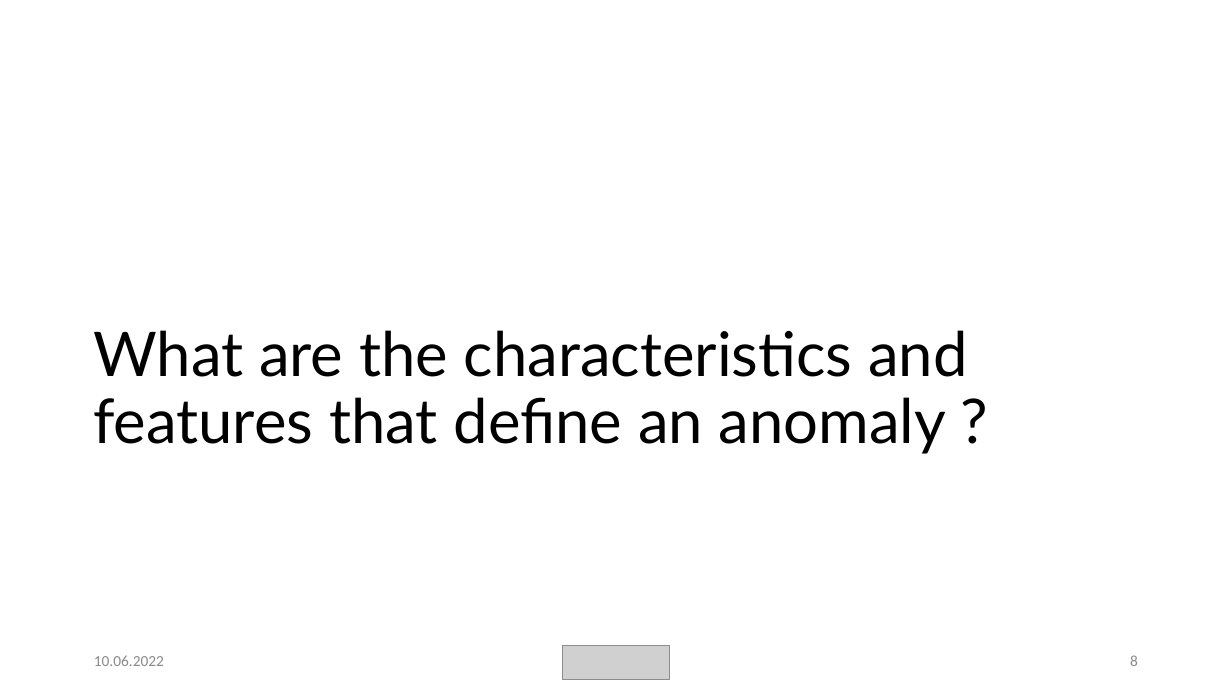
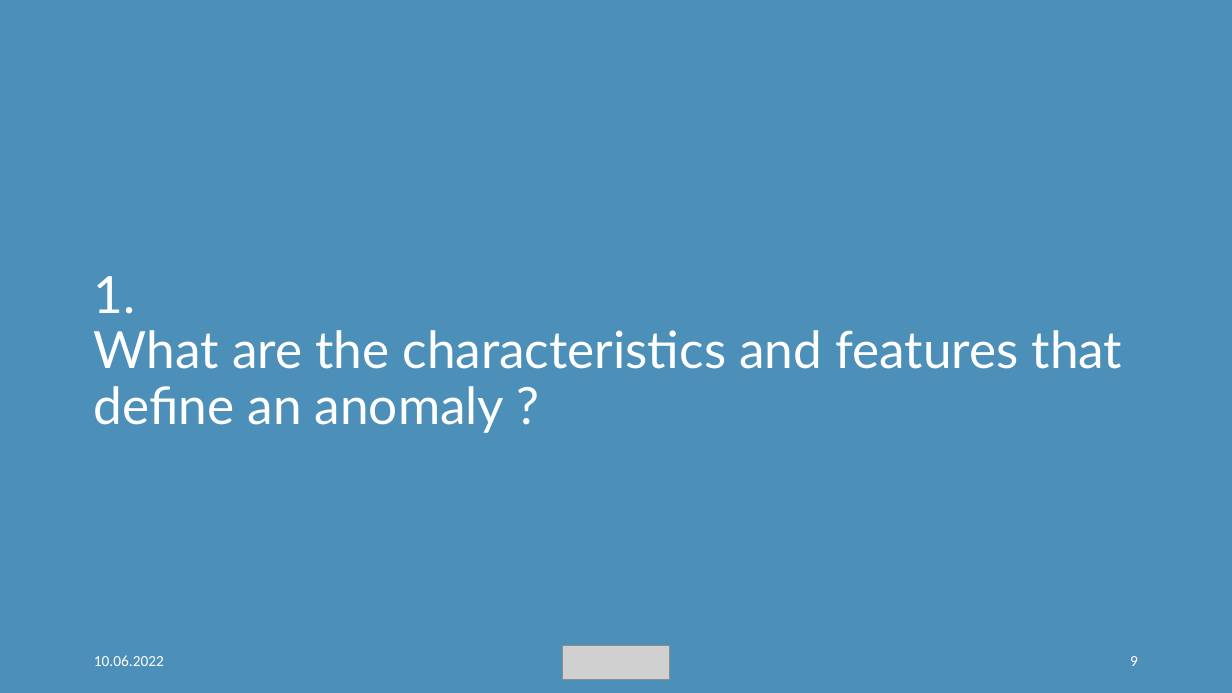
Before and after one commit to weevood/MA-BDA_Project, a slide deck: slide 9 of Documentation/Anomaly-Detection-in-Network-Traffic-with-K-means-Clustering.pptx (slide 8 before the commit). Drawn at 1232x693 pixels with LibreOffice and Linux fonts; fonts in the diff are those of the drawing; grey boxes stand for pictures. Boxes give left, top, right and bottom in pixels: in the first picture for what was removed or moved away, otherwise in the second. Text is boxed around its words. In the diff, an @@ line names an element or a change of style, - is before the commit and + after.

```diff
--- a/Documentation/Anomaly-Detection-in-Network-Traffic-with-K-means-Clustering.pptx
+++ b/Documentation/Anomaly-Detection-in-Network-Traffic-with-K-means-Clustering.pptx
@@ background #FFFFFF to #00609C at 70% opacity @@
@@ title at [94,276,1123,433]: text changed; size 48 to 40 pt; text colour #000000 to #FFFFFF @@
-What are the characteristics and features that define an anomaly ?
+1.
+What are the characteristics and features that define an anomaly ?
@@ text "10.06.2022" at [94,655,164,666]: text colour #8C8C8C to #FFFFFF @@
@@ page number at [1130,656,1138,666]: text changed; text colour #8C8C8C to #FFFFFF @@
-8
+9
```
Also in this commit, not shown: 5 other slides changed, 3 slides added, 1 other file.
